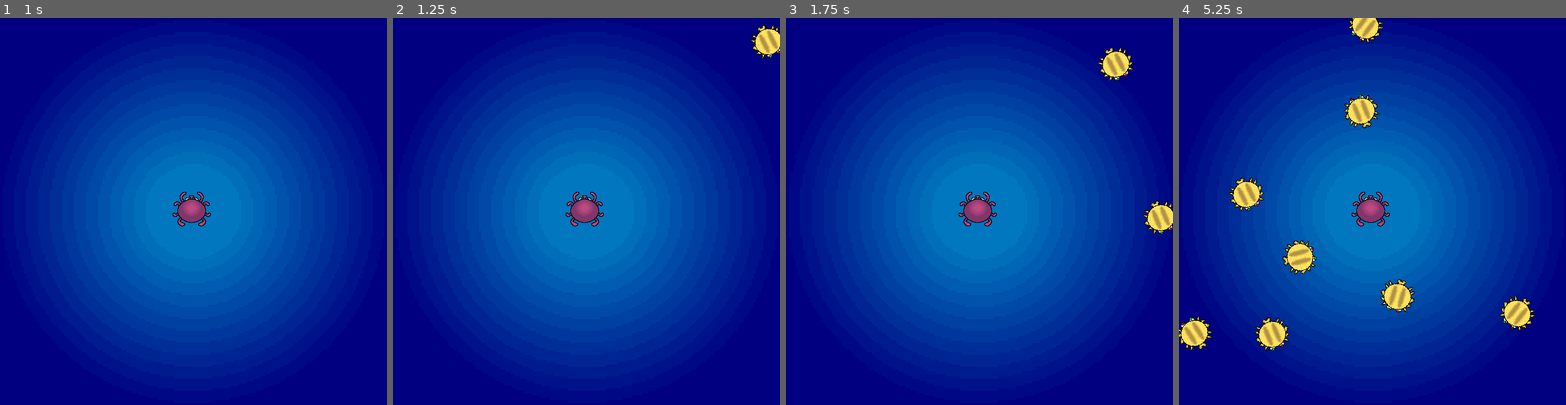
Above: before the commit, frames 1-4 (left to right).
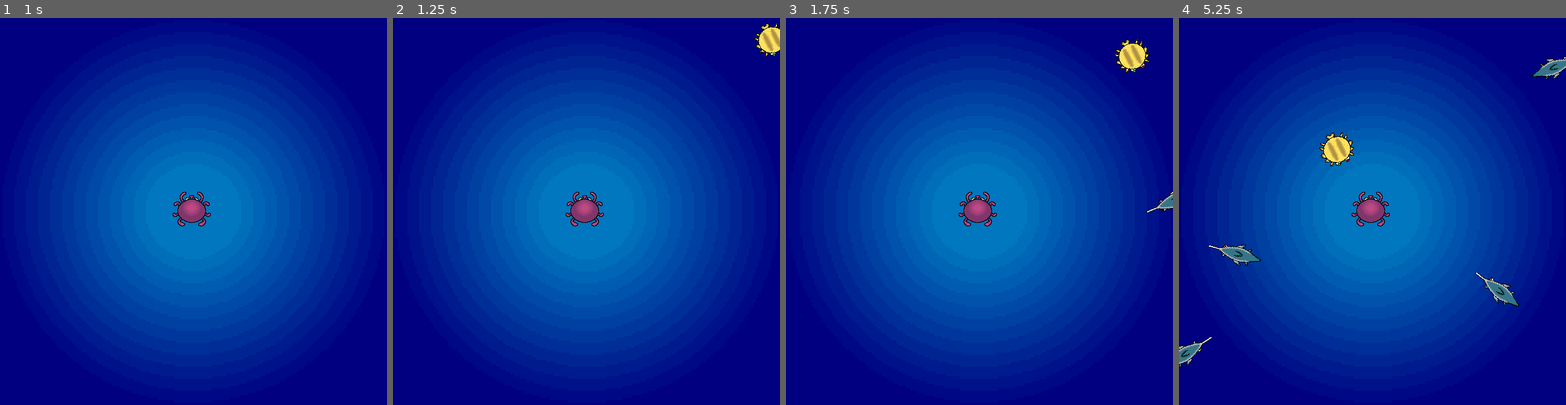
Above: after the commit, the same moments.

Repository: jonael-garcia26/OctoPause
Game: Godot game, scene res://Scenes/menu.tscn
Two runs of this game, one before a commit and one after it. Both use one fixed random seed, a clock stepped at 60 frames per second and the inputs below.
Inputs:
- Up to frame 1 (1 s): click "Start" at 0.5 s
- Up to frame 2 (1.25 s): no input
- Up to frame 3 (1.75 s): no input
- Up to frame 4 (5.25 s): no input

Frame 1 is identical in both runs. In frame 2, 0.4% of the frame differs, in the area x 92-100%, y 1-11%; in frame 3, 1.4%; in frame 4, 5.6%, in the area x 0-100%, y 0-91%.

Commit message:
swordy spawn pero sin ir a el medio

Diff:
--- a/Scenes/Swordy.tscn
+++ b/Scenes/Swordy.tscn
@@ -8,6 +8,7 @@
 height = 94.0
 
 [node name="Swordy" type="RigidBody2D"]
+collision_mask = 0
 script = ExtResource("1_q66r2")
 
 [node name="VisibleOnScreenNotifier2D" type="VisibleOnScreenNotifier2D" parent="."]
@@ -17,6 +18,7 @@
 [node name="Sprite2D" type="Sprite2D" parent="."]
 texture_filter = 1
 texture = ExtResource("1_pcupr")
+offset = Vector2(18, 46)
 
 [node name="CollisionShape2D" type="CollisionShape2D" parent="."]
 shape = SubResource("CapsuleShape2D_cnx0k")
--- a/Scenes/main.tscn
+++ b/Scenes/main.tscn
@@ -1,9 +1,10 @@
-[gd_scene load_steps=6 format=3 uid="uid://c651xkkwuymva"]
+[gd_scene load_steps=7 format=3 uid="uid://c651xkkwuymva"]
 
 [ext_resource type="Script" path="res://Scripts/main.gd" id="1_h3ynb"]
-[ext_resource type="PackedScene" uid="uid://ca20qyc1r7ovv" path="res://Scenes/Puffy.tscn" id="2_nxctq"]
+[ext_resource type="PackedScene" uid="uid://ca20qyc1r7ovv" path="res://Scenes/puffy.tscn" id="2_qteu8"]
+[ext_resource type="PackedScene" uid="uid://d2wsb3or2oqp2" path="res://Scenes/Swordy.tscn" id="3_i4u0a"]
 [ext_resource type="Texture2D" uid="uid://db1rv5jahoabt" path="res://Assets/Sprites/Background.png" id="3_j76o2"]
-[ext_resource type="PackedScene" uid="uid://c2awl4pj3dnt6" path="res://Scenes/Player.tscn" id="4_46g1p"]
+[ext_resource type="PackedScene" uid="uid://c2awl4pj3dnt6" path="res://Scenes/player.tscn" id="4_46g1p"]
 
 [sub_resource type="Curve2D" id="Curve2D_tvcvj"]
 _data = {
@@ -13,7 +14,8 @@
 
 [node name="Main" type="Node2D"]
 script = ExtResource("1_h3ynb")
-mob_scene = ExtResource("2_nxctq")
+pufferfish_scene = ExtResource("2_qteu8")
+swordfish_scene = ExtResource("3_i4u0a")
 
 [node name="Background" type="Sprite2D" parent="."]
 texture = ExtResource("3_j76o2")
--- a/Scripts/main.gd
+++ b/Scripts/main.gd
@@ -1,6 +1,7 @@
 extends Node
 
-@export var mob_scene: PackedScene
+@export var pufferfish_scene: PackedScene
+@export var swordfish_scene: PackedScene
 
 func _ready() -> void:
 	pass
@@ -10,6 +11,10 @@
 	$StartTimer.start()
 
 func _on_enemy_timer_timeout():
+	# Randomly choose between pufferfish and swordfish
+	var mob_scene = choose_random_enemy()
+
+	# Instantiate the chosen enemy scene
 	var mob = mob_scene.instantiate()
 
 	# Choose a random location on Path2D.
@@ -17,7 +22,7 @@
 	mob_spawn_location.progress_ratio = randf()
 
 	# Set the mob's direction perpendicular to the path direction.
-	var direction = mob_spawn_location.rotation + PI / 2 #ESTE CANTO BREGA CON DIRECCION, REVISAR SOON
+	var direction = mob_spawn_location.rotation + PI / 2
 
 	# Set the mob's position to a random location.
 	mob.position = mob_spawn_location.position
@@ -27,12 +32,17 @@
 	mob.rotation = direction
 
 	# Choose the velocity for the mob.
-	var velocity = Vector2(randf_range(150, 250), 0.0)
+	var velocity = Vector2(randf_range(mob.min_speed, mob.max_speed), 0.0)
 	mob.linear_velocity = velocity.rotated(direction)
-
 	# Spawn the mob by adding it to the Main scene.
 	add_child(mob)
 
-
 func _on_start_timer_timeout() -> void:
 	$EnemyTimer.start()
+
+# Function to randomly choose between the pufferfish and swordfish
+func choose_random_enemy() -> PackedScene:
+	if randf() < 0.5:
+		return pufferfish_scene
+	else:
+		return swordfish_scene
--- a/Scripts/puffy.gd
+++ b/Scripts/puffy.gd
@@ -1,4 +1,7 @@
 extends EnemyClass
+
+@export var min_speed: float = 100.0  # Adjust this value based on your game
+@export var max_speed: float = 200.0  # Adjust this value based on your game
 
 
 # Called when the node enters the scene tree for the first time.
--- a/Scripts/swordy.gd
+++ b/Scripts/swordy.gd
@@ -1,15 +1,16 @@
 extends EnemyClass
 
+@export var min_speed: float = 300.0
+@export var max_speed: float = 500.0
 
-# Called when the node enters the scene tree for the first time.
 func _ready() -> void:
-	pass # Replace with function body.
+	# Ensure the swordfish faces forward
+	rotation = linear_velocity.angle() + PI / 2  # Adjust the rotation so it faces the correct direction
 
-
-# Called every frame. 'delta' is the elapsed time since the previous frame.
 func _process(delta: float) -> void:
-	pass
-
+	# Ensure the swordfish keeps moving in the correct direction
+	linear_velocity = linear_velocity.normalized() * linear_velocity.length()
+	rotation = linear_velocity.angle() + PI / 2  # Ensure it always faces forward, adjusting for the sprite's orientation
 
 func _on_visible_on_screen_notifier_2d_screen_exited() -> void:
 	queue_free()
